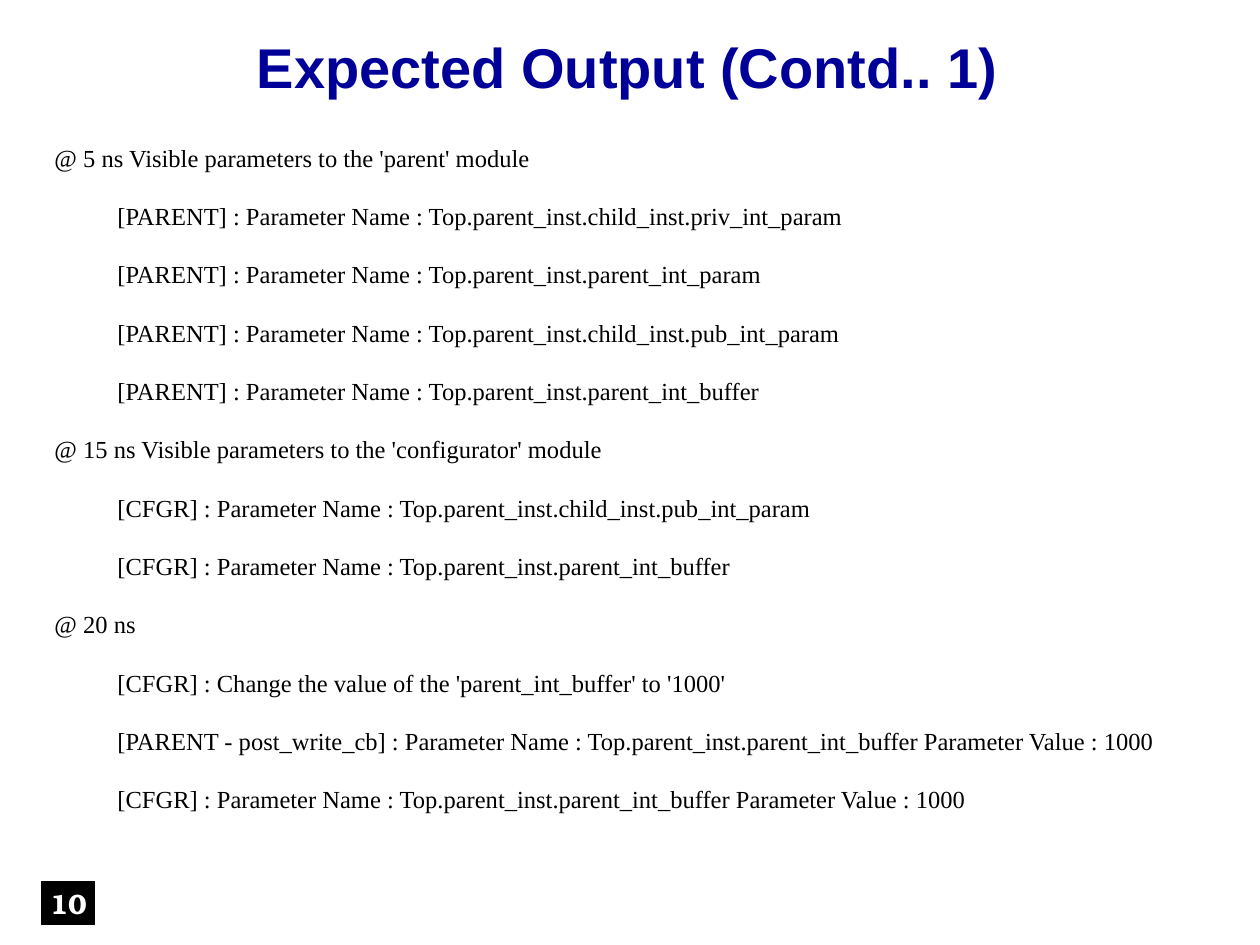
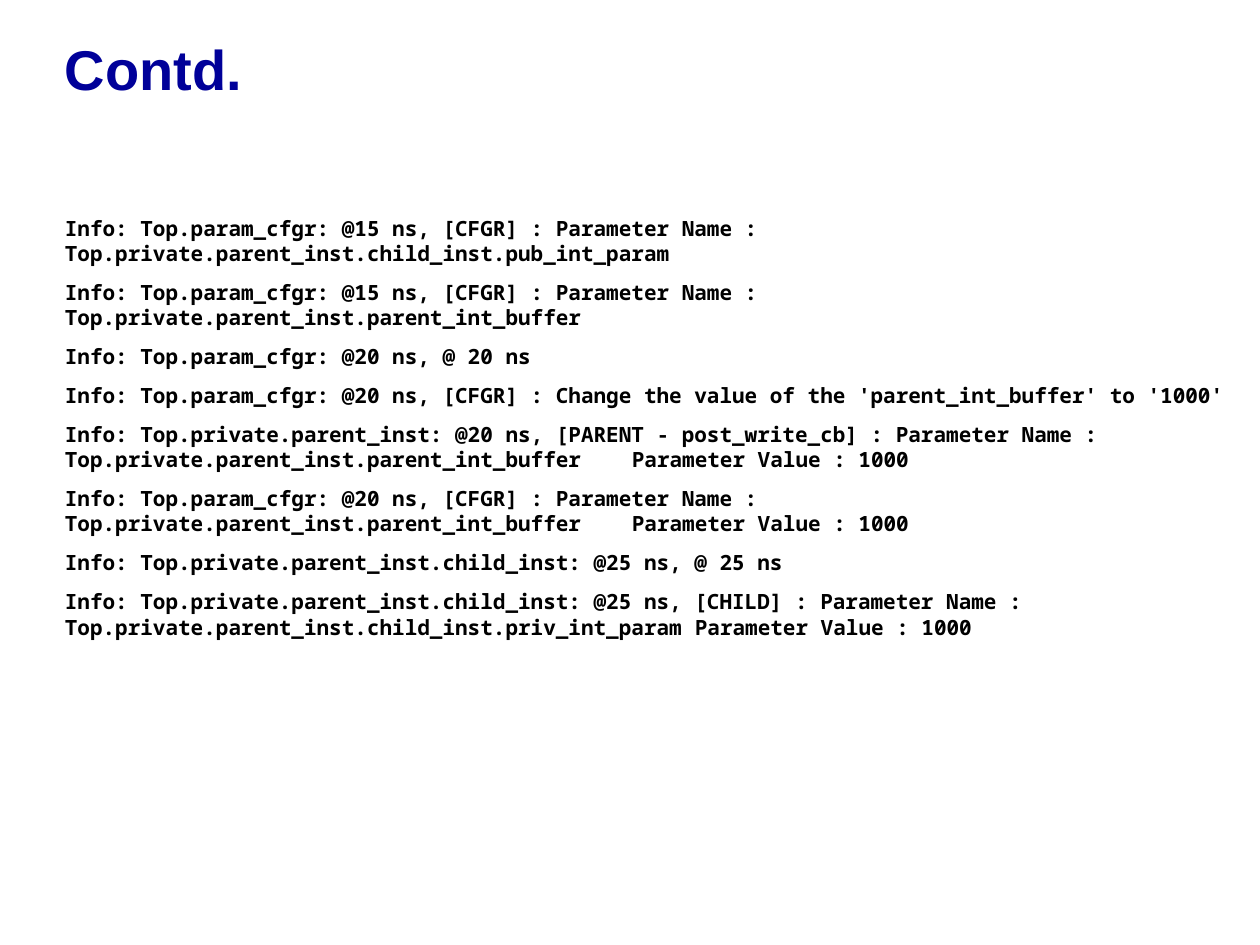
Before and after one commit to accellera-official/cci, a slide deck: slide 10 of examples/ex14_Hiding_Parameters/docs/ex14_Hiding_Parameters.ppt. Drawn at 1260x945 pixels with LibreOffice and Linux fonts; fonts in the diff are those of the drawing; background and template pictures are left out. Boxes give left, top, right and bottom in pixels: in the first picture for what was removed or moved away, otherwise in the second. Text is boxed around its words. In the diff, an @@ line names an element or a change of style, - is before the commit and + after.

```diff
--- a/examples/ex14_Hiding_Parameters/docs/ex14_Hiding_Parameters.ppt
+++ b/examples/ex14_Hiding_Parameters/docs/ex14_Hiding_Parameters.ppt
@@ title added at bbox=[65, 49, 242, 91], 32 pt, text #000099, bold @@
+Contd.
@@ free removed at bbox=[181, 37, 1074, 106] @@
-Expected Output (Contd.. 1)
@@ text "Info: Top.param_cfgr: @15 ns, [CFGR] ...": place and size @@
-text "Info: Top.param_cfgr: @15 ns, [CFGR] ..." at bbox=[42, 136, 1207, 819]
+text "Info: Top.param_cfgr: @15 ns, [CFGR] ..." at bbox=[65, 220, 1224, 640]
@@ text at bbox=[65, 220, 1224, 640]: text changed; size 14 to 12 pt; font Times New Roman to Noto Sans Mono; bold on @@
-@ 5 ns Visible parameters to the 'parent' module
-[PARENT] : Parameter Name : Top.parent_inst.child_inst.priv_int_param
-[PARENT] : Parameter Name : Top.parent_inst.parent_int_param
-[PARENT] : Parameter Name : Top.parent_inst.child_inst.pub_int_param
-[PARENT] : Parameter Name : Top.parent_inst.parent_int_buffer
-@ 15 ns Visible parameters to the 'configurator' module
-[CFGR] : Parameter Name : Top.parent_inst.child_inst.pub_int_param
-[CFGR] : Parameter Name : Top.parent_inst.parent_int_buffer
-@ 20 ns
-[CFGR] : Change the value of the 'parent_int_buffer' to '1000'
-[PARENT - post_write_cb] : Parameter Name : Top.parent_inst.parent_int_buffer Parameter Value : 1000
-[CFGR] : Parameter Name : Top.parent_inst.parent_int_buffer Parameter Value : 1000
+Info: Top.param_cfgr: @15 ns, [CFGR] : Parameter Name : Top.private.parent_inst.child_inst.pub_int_param
+Info: Top.param_cfgr: @15 ns, [CFGR] : Parameter Name : Top.private.parent_inst.parent_int_buffer
+Info: Top.param_cfgr: @20 ns, @ 20 ns
+Info: Top.param_cfgr: @20 ns, [CFGR] : Change the value of the 'parent_int_buffer' to '1000'
+Info: Top.private.parent_inst: @20 ns, [PARENT - post_write_cb] : Parameter Name : Top.private.parent_inst.parent_int_buffer Parameter Value : 1000
+Info: Top.param_cfgr: @20 ns, [CFGR] : Parameter Name : Top.private.parent_inst.parent_int_buffer Parameter Value : 1000
+Info: Top.private.parent_inst.child_inst: @25 ns, @ 25 ns
+Info: Top.private.parent_inst.child_inst: @25 ns, [CHILD] : Parameter Name : Top.private.parent_inst.child_inst.priv_int_param Parameter Value : 1000
@@ rectangle removed at bbox=[42, 882, 94, 924] @@
-10
```
Also in this commit, not shown: 8 other slides changed, 1 slide added, 3 slides removed, 10 other files.
